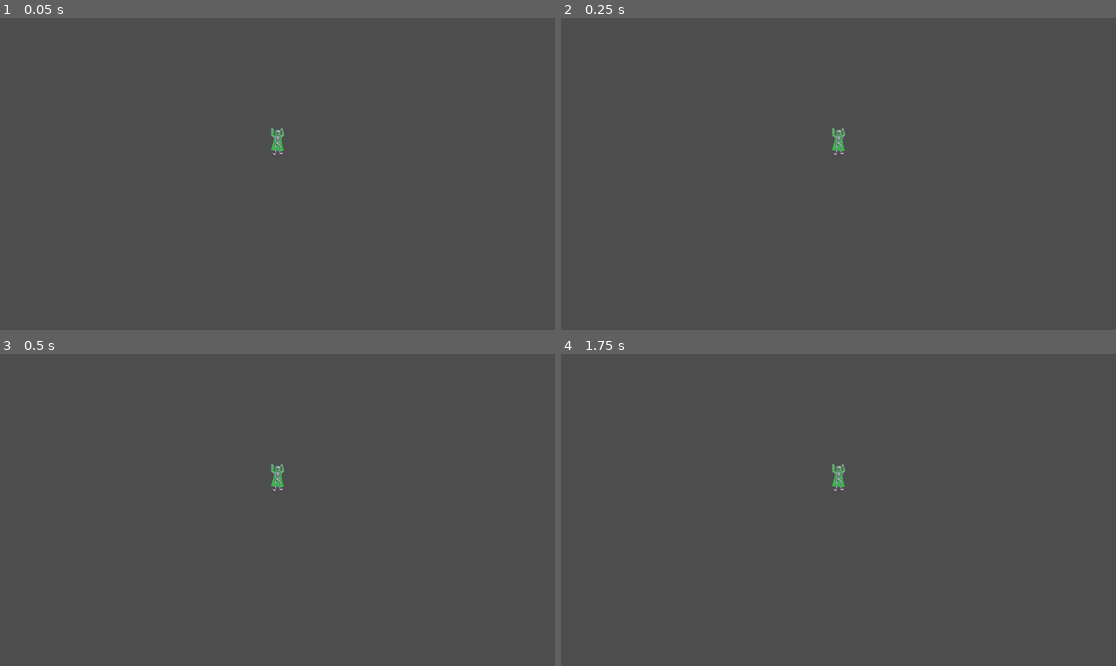
Above: before the commit, frames 1-4 (two rows, left to right).
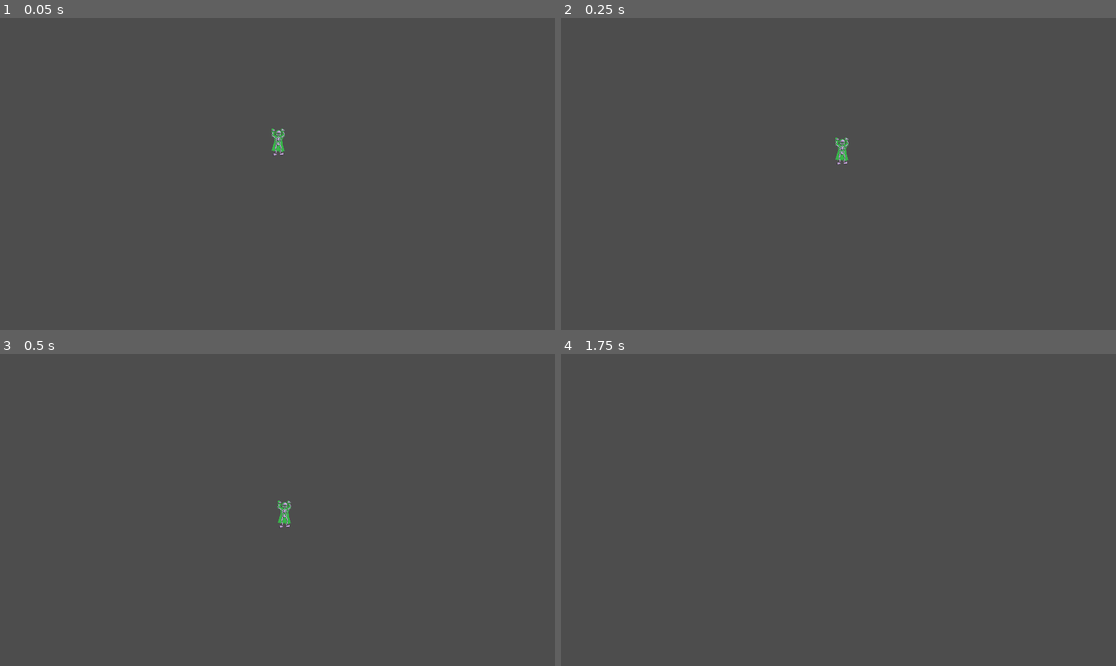
Above: after the commit, the same moments.

Repository: Drew-Wagner/Spectros
Game: Godot game, scene res://scenes/game.tscn
Two runs of this game, one before a commit and one after it. Both use one fixed random seed, a clock stepped at 60 frames per second and the inputs below.
Inputs:
- Up to frame 1 (0.05 s): no input
- Up to frame 2 (0.25 s): no input
- Up to frame 3 (0.5 s): no input
- Up to frame 4 (1.75 s): tap Space (toggle) at 0.6, 1.35 s; tap Enter at 1.25 s

The runs differ from the first frame. In frame 1, 0.1% of the frame differs, in the area x 48-52%, y 35-45%; in frame 2, 0.2%; in frame 3, 0.3%, in the area x 48-53%, y 35-56%; in frame 4, 0.1%.
Error before the commit: Trying to assign value of type 'CharacterBody2D' to a variable of type 'main_character.gd'. (res://scripts/game_manager.gd:14)

Commit message:
fix script reference

Diff:
--- a/scenes/main_character.tscn
+++ b/scenes/main_character.tscn
@@ -1,6 +1,6 @@
 [gd_scene load_steps=5 format=3 uid="uid://bxhcsdlxckv2k"]
 
-[ext_resource type="Script" path="res://scenes/main_character.gd" id="1_e7r1n"]
+[ext_resource type="Script" path="res://scripts/main_character.gd" id="1_e7r1n"]
 [ext_resource type="Texture2D" uid="uid://burvbw4d6v4lo" path="res://materials/ghost.svg" id="2_nhf7g"]
 [ext_resource type="Texture2D" uid="uid://bnyja14di3s4j" path="res://materials/skeleton.png" id="3_uknsf"]
 
